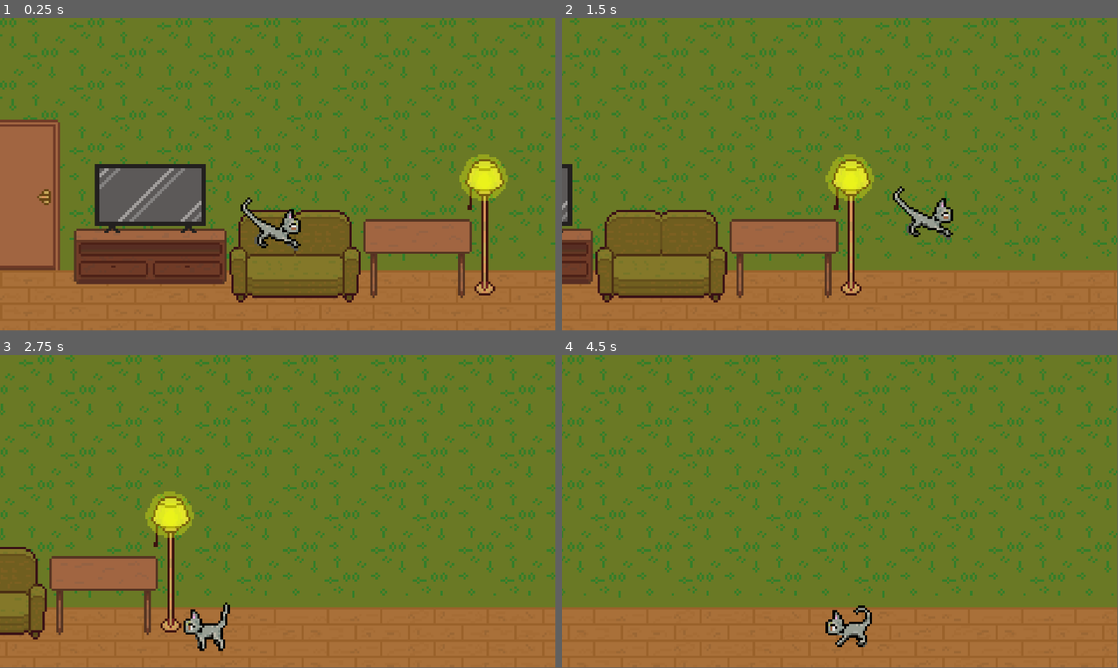
Above: before the commit, frames 1-4 (two rows, left to right).
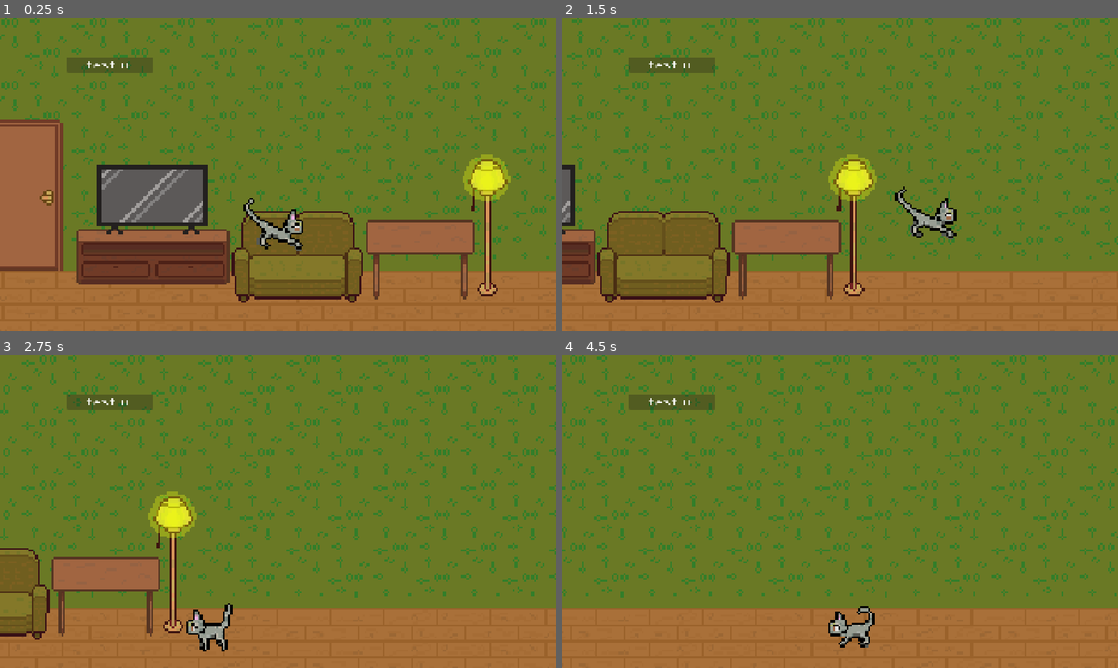
Above: after the commit, the same moments.

Repository: Treno1/NaughtyCat
Game: Godot game, scene res://scenes/game.tscn
Same seed, same stepped clock (60 frames per second), same inputs: the game is played once before the commit and once after it.
Inputs:
- Up to frame 1 (0.25 s): no input
- Up to frame 2 (1.5 s): hold D (move_right) from 0.53 s (still down); tap Space (jump) at 0.6, 0.77, 1.07 s; tap E (interact) at 1.35 s
- Up to frame 3 (2.75 s): tap Space (jump) at 1.52, 1.55, 1.82, 2.1 s; release D (move_right) at 2.03 s; hold A (move_left) from 2.03 s (still down)
- Up to frame 4 (4.5 s): release A (move_left) at 2.78 s; hold D (move_right) 2.78-4.28 s; tap E (interact) at 2.85, 4.35 s; tap Space (jump) at 3.02, 3.05, 3.32, 3.6, 3.77, 4.07 s; hold A (move_left) from 4.28 s (still down)
In our replay, the window is 799x449 before the commit and 800x450 after it. These sizes can differ from the game's own. Grey fills any space a smaller window leaves; there, only what the larger window draws over its background counts as a difference.

The runs differ from the first frame. In frame 1, 16% of the frame differs, in the area x 0-100%, y 0-91%; in frame 2, 15%; in frame 3, 14%; in frame 4, 13%.

Commit message:
workable export with ui

Diff:
--- a/project.godot
+++ b/project.godot
@@ -22,6 +22,9 @@
 
 window/size/viewport_width=1920
 window/size/viewport_height=1080
+window/size/always_on_top=true
+window/stretch/mode="canvas_items"
+window/stretch/aspect="expand"
 
 [dotnet]
 
--- a/scenes/game.tscn
+++ b/scenes/game.tscn
@@ -1,9 +1,10 @@
-[gd_scene load_steps=27 format=3 uid="uid://c8i4g673wuxt1"]
+[gd_scene load_steps=28 format=3 uid="uid://c8i4g673wuxt1"]
 
 [ext_resource type="Script" uid="uid://bao8i56q8jlrq" path="res://scripts/game_manager.gd" id="1_lbhrr"]
 [ext_resource type="PackedScene" uid="uid://co1pxrnjscwd0" path="res://scenes/player.tscn" id="1_uwrxv"]
 [ext_resource type="Texture2D" uid="uid://b42f1ayg7sfar" path="res://assets/sprites/lvl1/Room.png" id="1_yqjtg"]
 [ext_resource type="PackedScene" uid="uid://cocn3nc3mwbvg" path="res://scenes/landing_collision.tscn" id="3_lnu2h"]
+[ext_resource type="PackedScene" uid="uid://rn0vmqxk6m2u" path="res://scenes/ingame_ui.tscn" id="4_kvpfn"]
 [ext_resource type="Script" uid="uid://ctt0lym4c002t" path="res://scripts/interactable_sprite.gd" id="5_p57ef"]
 [ext_resource type="Texture2D" uid="uid://dcmvcs5mo5ski" path="res://assets/sprites/lvl1/Lamp On.png" id="6_p57ef"]
 [ext_resource type="Texture2D" uid="uid://dbmrc5i2ah281" path="res://assets/sprites/lvl1/Scratches - Couch scratch 1.png" id="7_0tnpc"]
@@ -90,6 +91,8 @@
 [node name="GameManager" type="Node" parent="."]
 script = ExtResource("1_lbhrr")
 
+[node name="CanvasLayer" parent="." instance=ExtResource("4_kvpfn")]
+
 [node name="RoomBG" type="Sprite2D" parent="."]
 position = Vector2(206, 20)
 texture = ExtResource("1_yqjtg")
@@ -98,7 +101,7 @@
 position = Vector2(-9, 15)
 
 [node name="Camera2D" type="Camera2D" parent="Player"]
-position = Vector2(0, -36)
+position = Vector2(-1, -36)
 zoom = Vector2(8, 8)
 process_callback = 0
 limit_left = -144
--- /dev/null
+++ b/scenes/ingame_ui.tscn
@@ -0,0 +1,35 @@
+[gd_scene load_steps=3 format=3 uid="uid://rn0vmqxk6m2u"]
+
+[ext_resource type="FontFile" uid="uid://deukbkugbjex6" path="res://assets/fonts/PixelOperator8.ttf" id="1_v3yap"]
+
+[sub_resource type="LabelSettings" id="LabelSettings_v3yap"]
+font = ExtResource("1_v3yap")
+font_size = 32
+
+[node name="CanvasLayer" type="CanvasLayer"]
+
+[node name="ProgressBar" type="ProgressBar" parent="."]
+anchors_preset = 10
+anchor_right = 1.0
+offset_left = 230.0
+offset_top = 138.0
+offset_right = -1390.0
+offset_bottom = 188.0
+grow_horizontal = 2
+show_percentage = false
+
+[node name="Label" type="Label" parent="ProgressBar"]
+layout_mode = 1
+anchors_preset = 8
+anchor_left = 0.5
+anchor_top = 0.5
+anchor_right = 0.5
+anchor_bottom = 0.5
+offset_left = -20.5
+offset_top = -11.5
+offset_right = 20.5
+offset_bottom = 11.5
+grow_horizontal = 2
+grow_vertical = 2
+text = "test ui"
+label_settings = SubResource("LabelSettings_v3yap")
--- a/scripts/player.gd
+++ b/scripts/player.gd
@@ -41,7 +41,7 @@
 	# Handle jump.
 	if Input.is_action_just_pressed("jump") and is_on_floor():
 		if Input.is_action_pressed("move_down"):
-			position.y += 1
+			position.y += 5
 		else:
 			velocity.y = JUMP_VELOCITY
 
Binary file added: assets/fonts/PixelOperator8-Bold.ttf
Not shown, added: assets/fonts/PixelOperator8-Bold.ttf.import
Binary file added: assets/fonts/PixelOperator8.ttf
Not shown, added: assets/fonts/PixelOperator8.ttf.import
Not shown, added: export_presets.cfg
Not shown, changed: .gitignore
